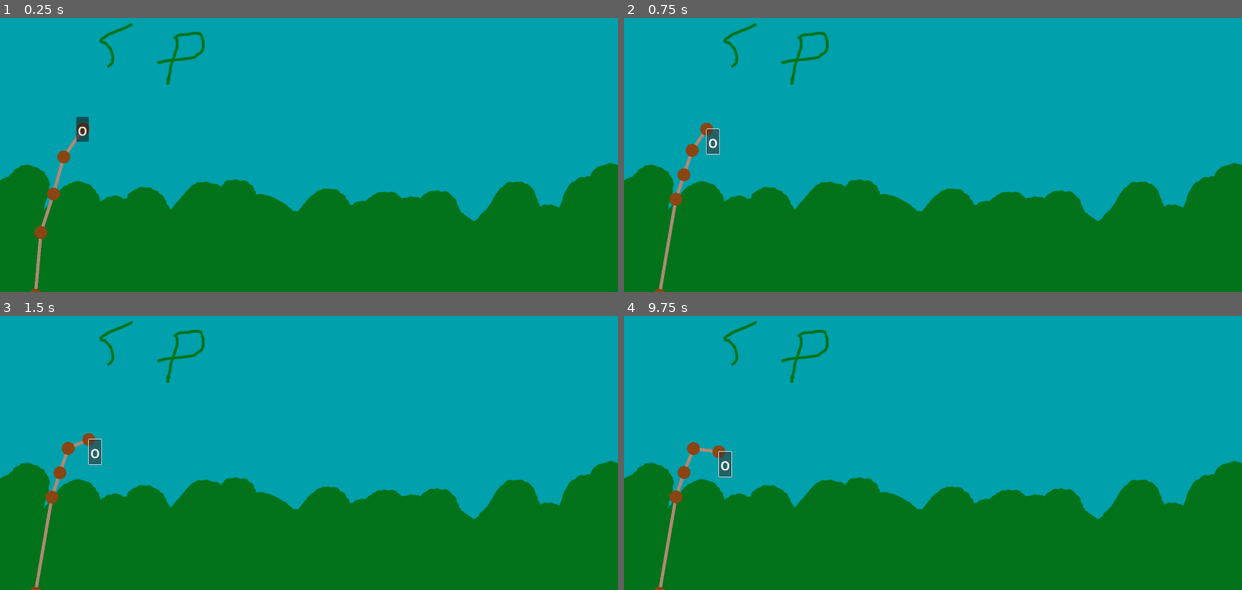
Above: before the commit, frames 1-4 (two rows, left to right).
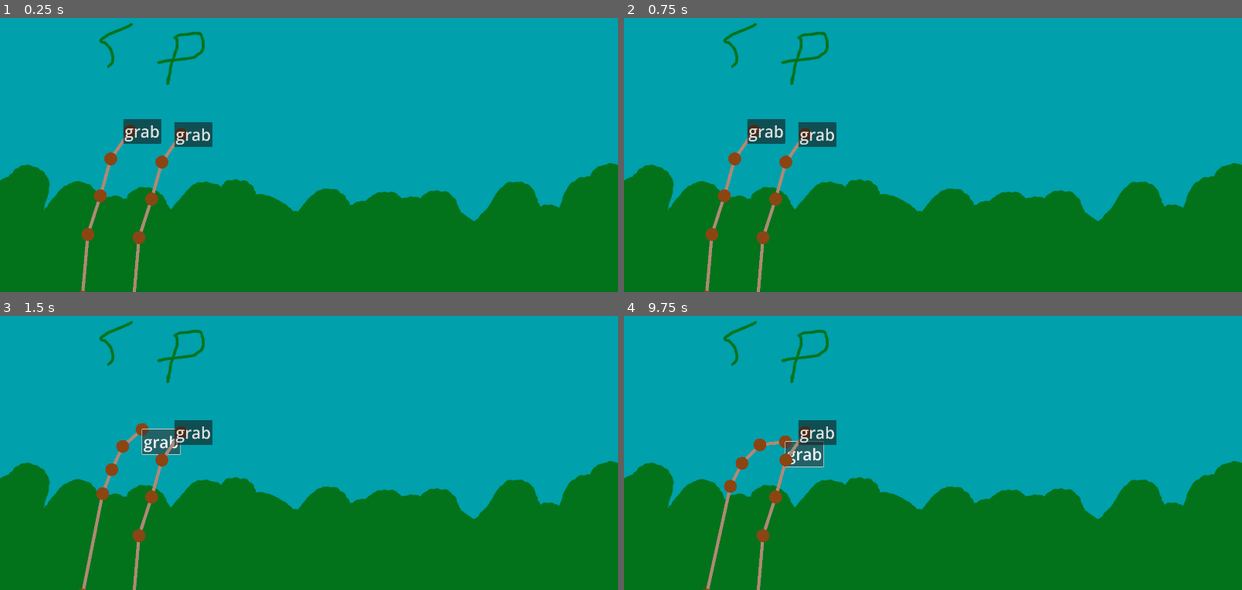
Above: after the commit, the same moments.

Repository: jadicodes/usitcc-hackathon-2025
Game: Godot game, scene res://game.tscn
Same seed, same stepped clock (60 frames per second), same inputs: the game is played once before the commit and once after it.
Inputs (mouse positions are in pixels of both pictures, inside the frame that each line leads up to):
- Up to frame 1 (0.25 s): no input
- Up to frame 2 (0.75 s): click (704, 130) at 0.5 s, where only the run before the commit has a clickable "o"
- Up to frame 3 (1.5 s): click "o" (after the commit: "grab") at 1.25 s
- Up to frame 4 (9.75 s): click "Springfield" at 2 s; click "Springfield" at 2.75 s; click "Springfield" at 3.5 s; click "Springfield" at 4.25 s; click "Springfield" at 5 s; click "Springfield" at 5.75 s; click "Springfield" at 6.5 s; click "Springfield" at 7.25 s; click "Springfield" at 8 s; click "Springfield" at 8.75 s; click "o" (after the commit: "grab") at 9.5 s

The runs differ from the first frame. In frame 1, 2.8% of the frame differs, in the area x 4-35%, y 36-100%; in frame 2, 2.9%; in frame 3, 2.9%, in the area x 4-35%, y 38-100%; in frame 4, 2.9%.

Commit message:
Have stickbending game succeed if both sticks are in success area

Diff:
--- a/project/minigames/stage.gd
+++ b/project/minigames/stage.gd
@@ -1,9 +1,30 @@
 extends Node2D
 
 var village : Village
+
+enum minigame {
+	STICKBENDER,
+	NONE
+}
+
+var current_minigame : int
 
 @onready var _background : CompressedTexture2D
 
 
 func set_properties():
 	_background.texture = village.background
+
+
+func _on_stickbending_succeeded() -> void:
+	print("stickbending succeeded")
+	change_minigame(minigame.NONE)
+
+
+func change_minigame(new_minigame):
+	current_minigame = new_minigame
+	match current_minigame:
+		minigame.STICKBENDER:
+			$Stickbending.show()
+		minigame.NONE:
+			$Stickbending.hide()
--- a/project/minigames/stage.tscn
+++ b/project/minigames/stage.tscn
@@ -2,7 +2,7 @@
 
 [ext_resource type="Script" uid="uid://b0iy3jrwn0vy1" path="res://minigames/stage.gd" id="1_6eo5e"]
 [ext_resource type="Texture2D" uid="uid://k7fkmievghne" path="res://villages/springfield_background.png" id="2_aees8"]
-[ext_resource type="PackedScene" uid="uid://dsguvrqe37tti" path="res://minigames/stickbending.tscn" id="3_ixb0x"]
+[ext_resource type="PackedScene" uid="uid://dsguvrqe37tti" path="res://minigames/stickbending/stickbending.tscn" id="3_ixb0x"]
 
 [node name="Stage" type="Node2D"]
 script = ExtResource("1_6eo5e")
@@ -14,3 +14,5 @@
 
 [node name="Stickbending" parent="." instance=ExtResource("3_ixb0x")]
 position = Vector2(7, 9)
+
+[connection signal="succeeded" from="Stickbending" to="." method="_on_stickbending_succeeded"]
--- a/project/minigames/stickbending.tscn
+++ /dev/null
@@ -1,34 +0,0 @@
-[gd_scene load_steps=3 format=3 uid="uid://dsguvrqe37tti"]
-
-[ext_resource type="Script" uid="uid://cm8kwn53n6s3m" path="res://minigames/stick.gd" id="2_656cg"]
-
-[sub_resource type="RectangleShape2D" id="RectangleShape2D_of5jb"]
-size = Vector2(355, 483)
-
-[node name="Stickbending" type="Node2D"]
-
-[node name="Stick" type="Line2D" parent="."]
-position = Vector2(189, 692)
-points = PackedVector2Array(62, -127, 2, -41, -30, 74, -69, 194, -86, 389)
-default_color = Color(0.685742, 0.536419, 0.459867, 1)
-joint_mode = 2
-script = ExtResource("2_656cg")
-num_segments = 3
-
-[node name="Button" type="Button" parent="Stick"]
-offset_left = 41.0
-offset_top = -165.0
-offset_right = 80.0
-offset_bottom = -88.0
-theme_override_font_sizes/font_size = 50
-text = "o"
-
-[node name="Area2D" type="Area2D" parent="."]
-position = Vector2(78, -7)
-
-[node name="CollisionShape2D" type="CollisionShape2D" parent="Area2D"]
-position = Vector2(930, 512)
-shape = SubResource("RectangleShape2D_of5jb")
-
-[connection signal="button_down" from="Stick/Button" to="Stick" method="_on_button_button_down"]
-[connection signal="button_up" from="Stick/Button" to="Stick" method="_on_button_button_up"]
--- a/project/minigames/stick.gd
+++ b/project/minigames/stickbending/stick.gd
@@ -10,6 +10,7 @@
 		var mouse_pos = to_local(get_global_mouse_position())
 		set_point_position(0, mouse_pos)
 		$Button.position = mouse_pos
+		$SuccessDetector.position = mouse_pos
 
 		# Make each point follow the one before it
 		for i in range(1, get_point_count() - 1):
--- /dev/null
+++ b/project/minigames/stickbending/stickbending.gd
@@ -0,0 +1,16 @@
+extends Node2D
+
+var total_sticks_in_area : int = 0
+
+signal succeeded
+
+
+func _on_area_2d_area_entered(_area: Area2D) -> void:
+	total_sticks_in_area += 1
+	print(total_sticks_in_area)
+	if total_sticks_in_area == 2:
+		emit_signal("succeeded")
+
+
+func _on_area_2d_area_exited(_area: Area2D) -> void:
+	total_sticks_in_area -= 1
--- /dev/null
+++ b/project/minigames/stickbending/stickbending.tscn
@@ -0,0 +1,69 @@
+[gd_scene load_steps=5 format=3 uid="uid://dsguvrqe37tti"]
+
+[ext_resource type="Script" uid="uid://cm8kwn53n6s3m" path="res://minigames/stickbending/stick.gd" id="1_gd2ky"]
+[ext_resource type="Script" uid="uid://w6gkttdq4spo" path="res://minigames/stickbending/stickbending.gd" id="1_t6a5i"]
+
+[sub_resource type="CircleShape2D" id="CircleShape2D_t6a5i"]
+
+[sub_resource type="RectangleShape2D" id="RectangleShape2D_of5jb"]
+size = Vector2(355, 483)
+
+[node name="Stickbending" type="Node2D"]
+script = ExtResource("1_t6a5i")
+
+[node name="Stick" type="Line2D" parent="."]
+position = Vector2(335, 698)
+points = PackedVector2Array(62, -127, 2, -41, -30, 74, -69, 194, -86, 389)
+default_color = Color(0.685742, 0.536419, 0.459867, 1)
+joint_mode = 2
+script = ExtResource("1_gd2ky")
+num_segments = 3
+
+[node name="Button" type="Button" parent="Stick"]
+offset_left = 41.0
+offset_top = -165.0
+offset_right = 80.0
+offset_bottom = -88.0
+theme_override_font_sizes/font_size = 50
+text = "grab"
+
+[node name="SuccessDetector" type="Area2D" parent="Stick"]
+
+[node name="CollisionShape2D" type="CollisionShape2D" parent="Stick/SuccessDetector"]
+position = Vector2(69, -127)
+shape = SubResource("CircleShape2D_t6a5i")
+
+[node name="Stick2" type="Line2D" parent="."]
+position = Vector2(494, 708)
+points = PackedVector2Array(62, -127, 2, -41, -30, 74, -69, 194, -86, 389)
+default_color = Color(0.685742, 0.536419, 0.459867, 1)
+joint_mode = 2
+script = ExtResource("1_gd2ky")
+num_segments = 3
+
+[node name="Button" type="Button" parent="Stick2"]
+offset_left = 41.0
+offset_top = -165.0
+offset_right = 80.0
+offset_bottom = -88.0
+theme_override_font_sizes/font_size = 50
+text = "grab"
+
+[node name="SuccessDetector" type="Area2D" parent="Stick2"]
+
+[node name="CollisionShape2D" type="CollisionShape2D" parent="Stick2/SuccessDetector"]
+position = Vector2(69, -127)
+shape = SubResource("CircleShape2D_t6a5i")
+
+[node name="Area2D" type="Area2D" parent="."]
+
+[node name="CollisionShape2D" type="CollisionShape2D" parent="Area2D"]
+position = Vector2(930, 512)
+shape = SubResource("RectangleShape2D_of5jb")
+
+[connection signal="button_down" from="Stick/Button" to="Stick" method="_on_button_button_down"]
+[connection signal="button_up" from="Stick/Button" to="Stick" method="_on_button_button_up"]
+[connection signal="button_down" from="Stick2/Button" to="Stick2" method="_on_button_button_down"]
+[connection signal="button_up" from="Stick2/Button" to="Stick2" method="_on_button_button_up"]
+[connection signal="area_entered" from="Area2D" to="." method="_on_area_2d_area_entered"]
+[connection signal="area_exited" from="Area2D" to="." method="_on_area_2d_area_exited"]
Empty file added: project/minigames/stickbending.gd
Renamed: project/minigames/stick.gd.uid -> project/minigames/stickbending/stick.gd.uid
Renamed: project/minigames/stickbending.gd.uid -> project/minigames/stickbending/stickbending.gd.uid
